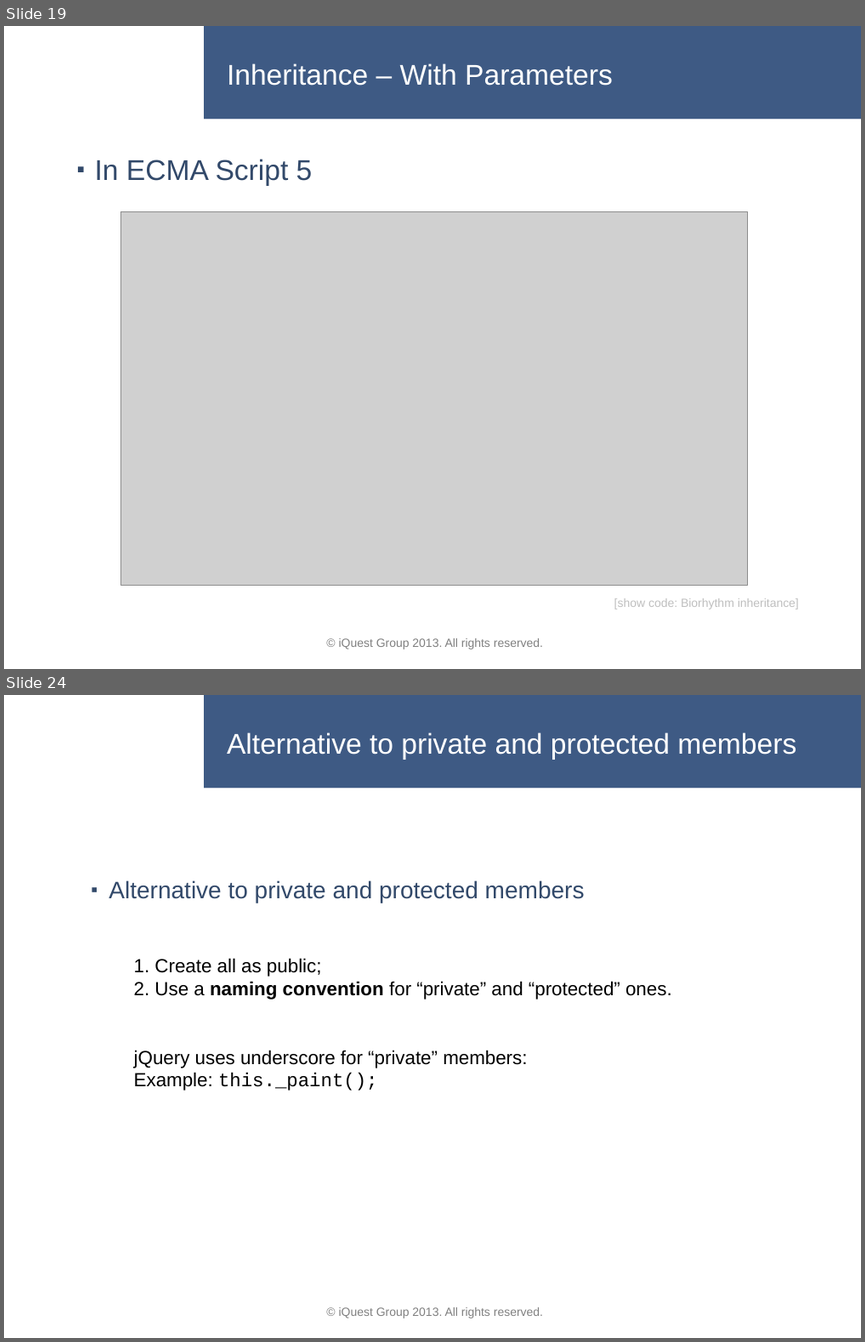
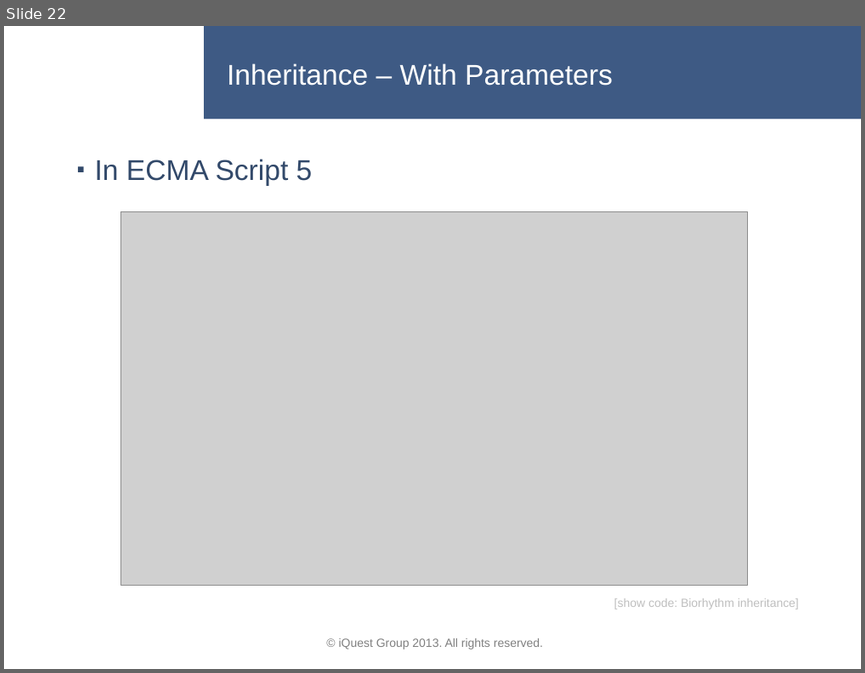
Before and after one commit to lastunicorn/BioCalcJs, a slide deck: doc/BioCalc Presentation.pptx. Shown one above the other, each under a label of ours: slides 19 and 24 before the commit, slide 22 after it; the slides between them are not shown. The pictures are 865x1342 and 865x673 pixels, drawn with LibreOffice and Linux fonts; fonts in the diff are those of the drawing; grey boxes stand for pictures; background and template pictures are left out. Boxes give left, top, right and bottom in pixels: in the first picture for what was removed or moved away, otherwise in the second. Text is boxed around its words. In the diff, an @@ line names an element or a change of style, - is before the commit and + after.

```diff
--- a/doc/BioCalc Presentation.pptx
+++ b/doc/BioCalc Presentation.pptx
@@ slide 24 removed at box(4, 695, 861, 1338), background #FFFFFF; not listed: 3 template elements that a slide beside it also shows @@
@@ title removed at box(227, 732, 796, 760) @@
-Alternative to private and protected members
@@ text removed at box(109, 880, 585, 903) @@
-▪ Alternative to private and protected members
@@ text removed at box(134, 958, 672, 1090) @@
-1. Create all as public;
-2. Use a naming convention for “private” and “protected” ones.
-jQuery uses underscore for “private” members:
-Example: this._paint();
@@ text removed at box(412, 1307, 442, 1315) @@
-© iQuest Group 2013. All rights reserved.
@@ what was slide 19 is now slide 22 @@
```
Also in this commit, not shown: 12 slides changed, 2 slides added, 6 other slides removed, 3 other files.
